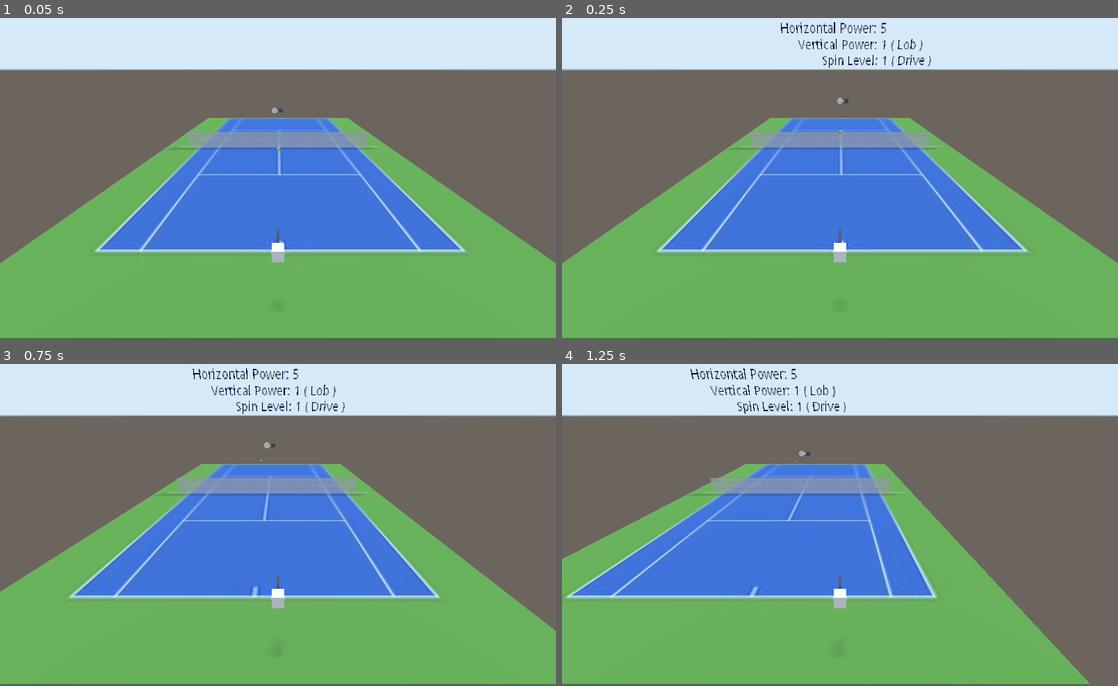
Above: before the commit, frames 1-4 (two rows, left to right).
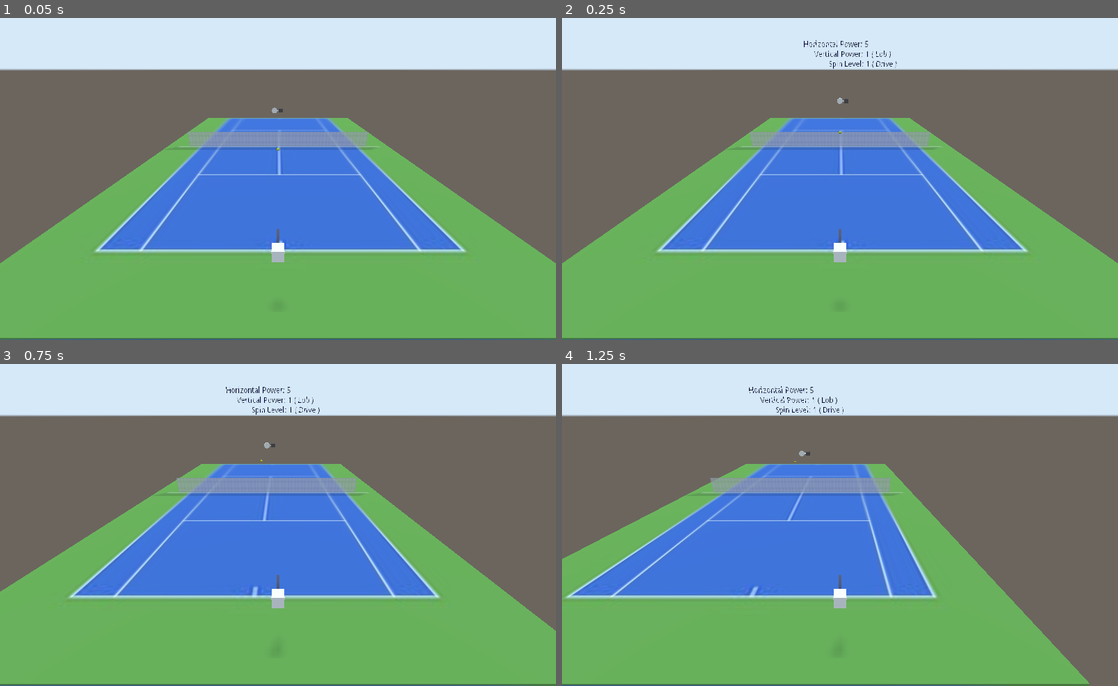
Above: after the commit, the same moments.

Repository: danielliao66/casual-tennis-3d
Game: Godot game, scene res://Spatial.tscn
Same seed, same stepped clock (60 frames per second), same inputs: the game is played once before the commit and once after it.
Inputs:
- Up to frame 1 (0.05 s): no input
- Up to frame 2 (0.25 s): no input
- Up to frame 3 (0.75 s): tap Enter at 0.5 s; hold Right (ui_right) from 0.53 s (still down)
- Up to frame 4 (1.25 s): keep holding Right (ui_right)

Frame 1 is identical in both runs. In frame 2, 0.8% of the frame differs, in the area x 39-67%, y 1-16%; in frame 3, 0.8%; in frame 4, 0.9%, in the area x 23-51%, y 1-16%.

Commit message:
adjusted parameters

Diff:
--- a/Spatial.tscn
+++ b/Spatial.tscn
@@ -145,7 +145,7 @@
 script = ExtResource( 5 )
 
 [node name="CollisionShape" type="CollisionShape" parent="Player"]
-transform = Transform( 1, 0, 0, 0, 0.997354, -0.0726986, 0, 0.0726986, 0.997354, 0, 0, 1.702 )
+transform = Transform( 1, 0, 0, 0, 0.997354, -0.0726986, 0, 0.0726986, 0.997354, 0, 0, 2 )
 shape = SubResource( 11 )
 
 [node name="MeshInstance" type="MeshInstance" parent="Player"]
@@ -201,7 +201,7 @@
 shadow_enabled = true
 
 [node name="Info" type="Sprite3D" parent="."]
-transform = Transform( -10, 0, -8.74227e-08, 0, 10, 0, 8.74227e-07, 0, -1, -8, 10, -29.086 )
+transform = Transform( -10, 0, -8.74227e-08, 0, 10, 0, 8.74227e-07, 0, -1, -8, 10, -10 )
 flip_v = true
 modulate = Color( 0.027451, 0.027451, 0.223529, 1 )
 texture = SubResource( 29 )
Not shown, changed: Casual Tennis.pck
Not shown, changed: Casual Tennis_linux.zip
Not shown, changed: Casual Tennis_windows.zip
